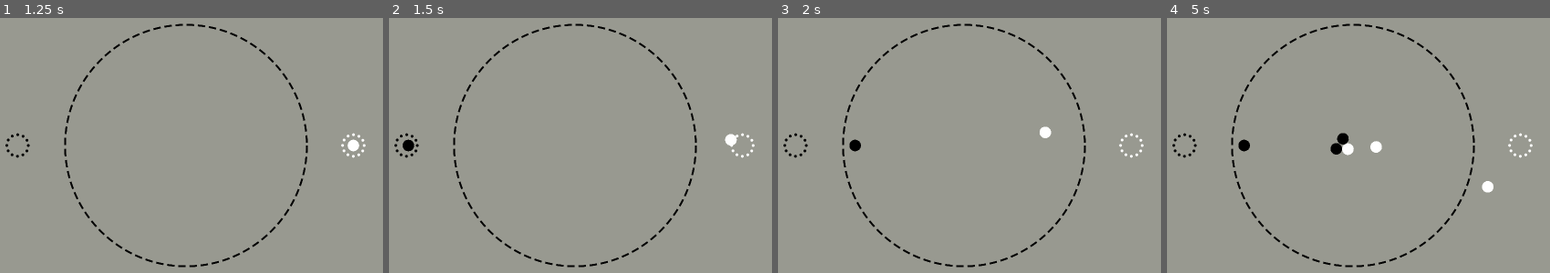
Above: before the commit, frames 1-4 (left to right).
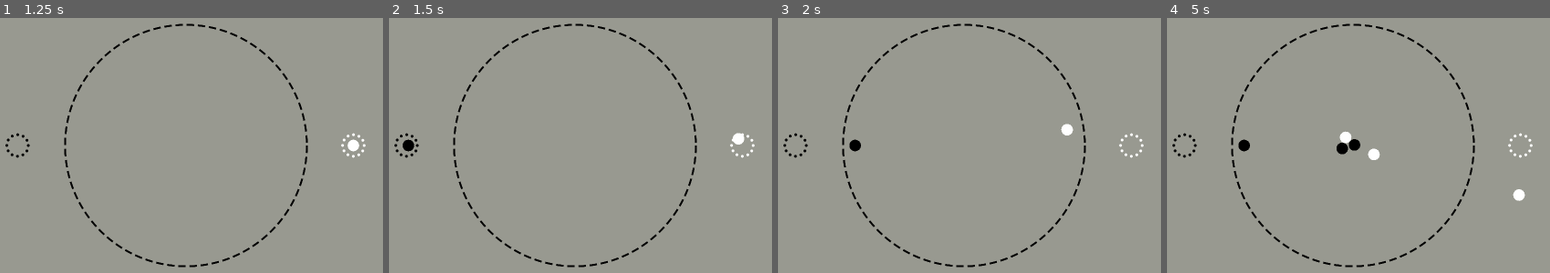
Above: after the commit, the same moments.

Repository: aeriab/Orbital_Go
Game: Godot game, scene res://game.tscn
The game is run twice, just before and just after one commit, with the same random seed, the same clock (stepped at 60 frames per second) and the same inputs.
Inputs (mouse positions are in pixels of both pictures, inside the frame that each line leads up to):
- Up to frame 1 (1.25 s): tap Enter at 0.5 s; move the mouse to (344, 125) at 0.52 s; press the mouse at (344, 125) at 0.53 s
- Up to frame 2 (1.5 s): tap Space at 1.25 s; move the mouse to (427, 165) at 1.27 s; release the mouse at (427, 165) at 1.28 s; click (427, 165) at 1.35 s
- Up to frame 3 (2 s): no input
- Up to frame 4 (5 s): move the mouse to (1427, 56) at 2.02 s; press the mouse at (1427, 56) at 2.03 s; move the mouse to (1316, 227) at 2.77 s; release the mouse at (1316, 227) at 2.78 s; click (1316, 227) at 2.85 s; move the mouse to (outside the picture) at 3.52 s; press the mouse at (outside the picture) at 3.53 s; move the mouse to (outside the picture) at 4.27 s; release the mouse at (outside the picture) at 4.28 s; click (outside the picture) at 4.35 s

Frame 1 is identical in both runs. In frame 2, 0.2% of the frame differs, in the area x 87-93%, y 45-50%; in frame 3, 0.2%; in frame 4, 0.9%, in the area x 42-94%, y 44-72%.

Commit message:
Cleaning up launch code

Diff:
--- a/game.tscn
+++ b/game.tscn
@@ -26,6 +26,7 @@
 ball_scene = ExtResource("1_80nbo")
 black_start_spot = NodePath("../BlackStartLocation")
 white_start_spot = NodePath("../WhiteStartLocation")
+launch_power_multiplier = 1.0
 
 [node name="BlackStartLocation" type="Node2D" parent="."]
 position = Vector2(-434.768, 0)
--- a/input_handler.gd
+++ b/input_handler.gd
@@ -4,17 +4,28 @@
 @export var black_start_spot: Node2D
 @export var white_start_spot: Node2D
 
+@export var launch_power_multiplier: float
+
 var launch_point: Vector2
 var release_point: Vector2
+var ball: RigidBody2D
 
-var ball: RigidBody2D
+var is_dragging: bool = false
+
+func _process(_delta):
+	if is_dragging:
+		print("launch vector: " + str(launch_vector()))
+		pass
+
+func launch_vector() -> Vector2:
+	return launch_power_multiplier * (Vector2(-get_global_mouse_position().x + launch_point.x,-get_global_mouse_position().y + launch_point.y))
 
 func _input(event: InputEvent) -> void:
 	if event.is_action_pressed("spawn_piece"):
-		launch_point = DisplayServer.mouse_get_position()
-		#print("launch point: " + str(launch_point))
+		launch_point = get_global_mouse_position()
 		ball = ball_scene.instantiate()
 		ball.freeze = true
+		is_dragging = true
 		add_child(ball)
 		if Global.is_black_turn:
 			ball.global_position = black_start_spot.global_position
@@ -23,17 +34,6 @@
 
 
 	if event.is_action_released("spawn_piece"):
-		release_point = DisplayServer.mouse_get_position()
-		#print("release point: " + str(release_point))
-
-		var y_diff: float = release_point.y - launch_point.y
-		var x_diff: float = release_point.x - launch_point.x
-
-		print("y diff: " + str(y_diff))
-		print("x diff: " + str(x_diff))
-
-		var launch_velocity: Vector2 = Vector2(-x_diff,-y_diff)
-		print("velo: " + str(launch_velocity))
-
 		ball.freeze = false
-		ball.linear_velocity = launch_velocity
+		is_dragging = false
+		ball.linear_velocity = launch_vector()
